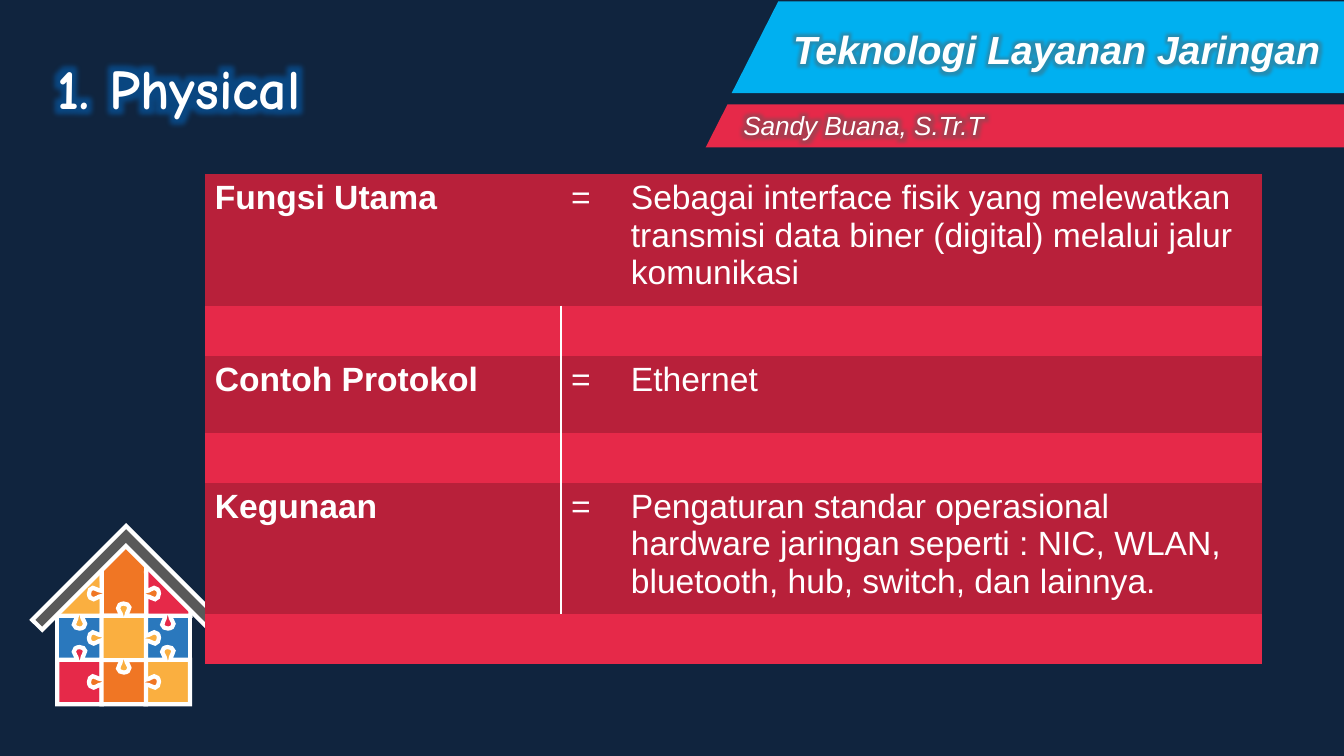
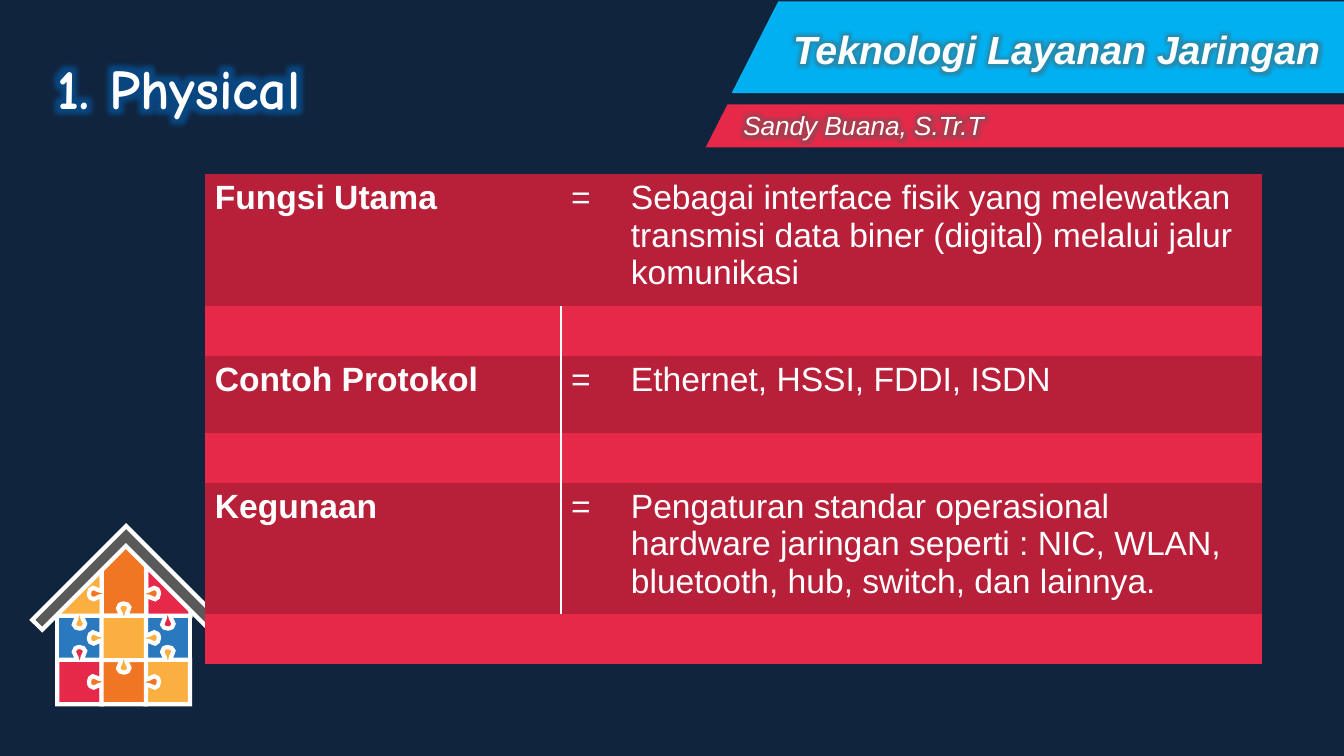
Before and after one commit to sandybuana03/tlj-11, a slide deck: slide 5 of 07. Layer OSI.pptx. Drawn at 1344x756 pixels with LibreOffice and Linux fonts; fonts in the diff are those of the drawing. Boxes give left, top, right and bottom in pixels: in the first picture for what was removed or moved away, otherwise in the second. Text is boxed around its words. In the diff, an @@ line names an element or a change of style, - is before the commit and + after.

```diff
--- a/07. Layer OSI.pptx
+++ b/07. Layer OSI.pptx
@@ table at box(205, 174, 1261, 664) @@
-row 3, column 3: Ethernet
+row 3, column 3: Ethernet, HSSI, FDDI, ISDN
```
